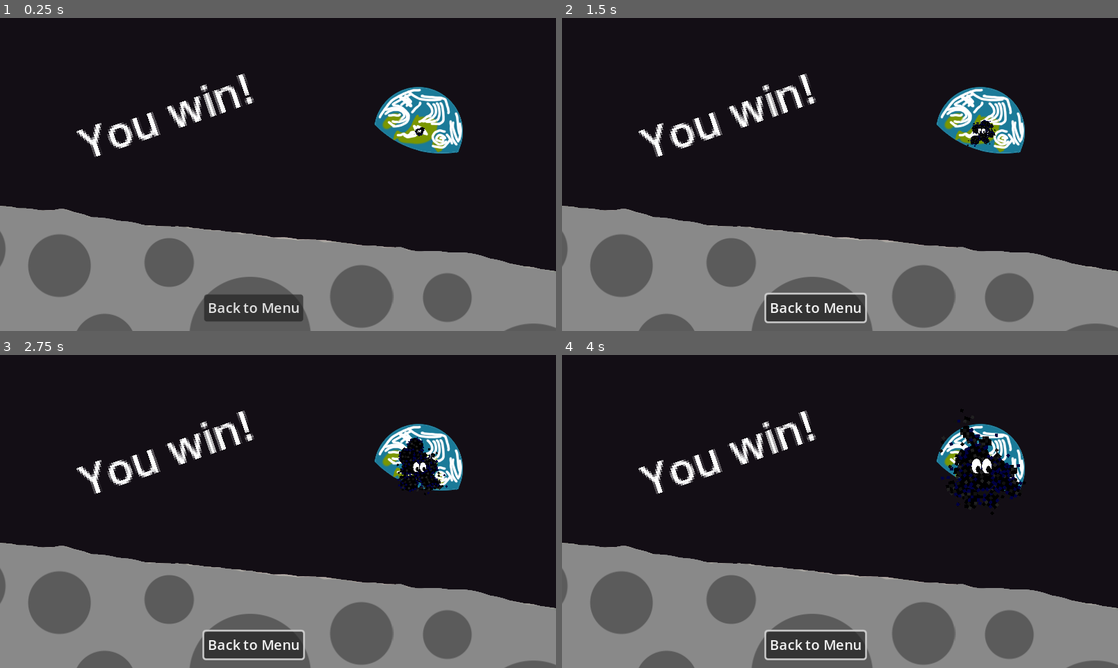
Above: before the commit, frames 1-4 (two rows, left to right).
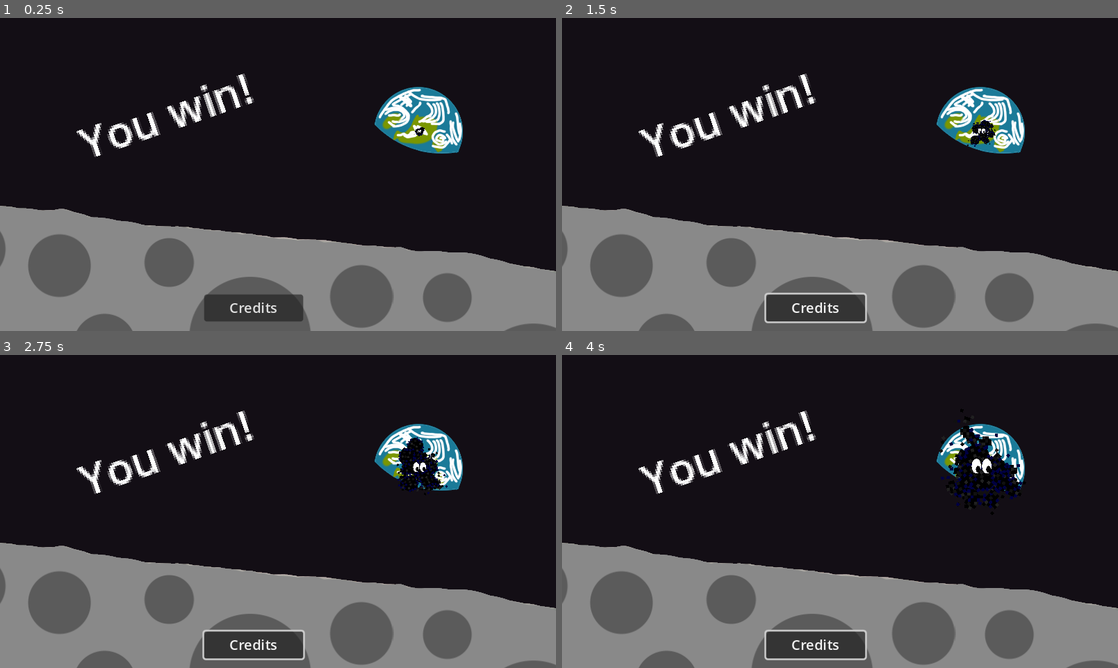
Above: after the commit, the same moments.

Repository: BenBenBenB/godot-testing-2d
Game: Godot game, scene res://scene/cutscene/final_victory.tscn
The game is run twice, just before and just after one commit, with the same random seed, the same clock (stepped at 60 frames per second) and the same inputs. This scene is started directly instead of the project's main scene. Sound files missing from this copy of the repository are replaced by a short silence.
Inputs (mouse positions are in pixels of both pictures, inside the frame that each line leads up to):
- Up to frame 1 (0.25 s): no input
- Up to frame 2 (1.5 s): click "Back to Menu" (after the commit: "Credits") at 0.5 s; move the mouse to (962, 158) at 1.27 s; hold D (move_right) from 1.28 s (still down); hold G from 1.28 s (still down)
- Up to frame 3 (2.75 s): move the mouse to (166, 527) at 2.02 s; release D (move_right) at 2.03 s; release G at 2.03 s; hold S (move_down) from 2.03 s (still down); tap N at 2.1 s
- Up to frame 4 (4 s): move the mouse to (895, 442) at 2.77 s; release S (move_down) at 2.78 s; hold D (move_right) 2.78-3.53 s; hold O 2.78-3.53 s; move the mouse to (812, 574) at 3.52 s; hold W (move_up) from 3.53 s (still down); tap M at 3.6 s

The runs differ from the first frame. In frame 1, 0.3% of the frame differs, in the area x 37-54%, y 90-95%; in frame 2, 0.3%; in frame 3, 0.3%; in frame 4, 0.3%.

Commit message:
make em give us credit

Diff:
--- a/scene/cutscene/final_victory.tscn
+++ b/scene/cutscene/final_victory.tscn
@@ -60,6 +60,6 @@
 offset_top = 318.0
 offset_right = 349.0
 offset_bottom = 349.0
-text = "Back to Menu"
+text = "Credits"
 
 [connection signal="button_up" from="EndGameButton" to="." method="_on_end_game_button_button_up"]
--- a/script/state/game_ui/victory_screen.gd
+++ b/script/state/game_ui/victory_screen.gd
@@ -3,16 +3,15 @@
 # can go back to main menu
 
 @onready var state_machine_ui = $".."
-@onready var main_menu_screen = $"../MainMenuScreen"
 
 
 func enter():
-	if not LevelManager.loaded_level.EndGame.is_connected(back_to_menu):
-		LevelManager.loaded_level.EndGame.connect(back_to_menu)
+	if not LevelManager.loaded_level.EndGame.is_connected(roll_credits):
+		LevelManager.loaded_level.EndGame.connect(roll_credits)
 
 func update(_delta):
 	if Input.is_action_pressed("pause"):
-		back_to_menu()
+		roll_credits()
 
-func back_to_menu():
-	Transitioned.emit(main_menu_screen)
+func roll_credits():
+	state_machine_ui.load_level(-2)
